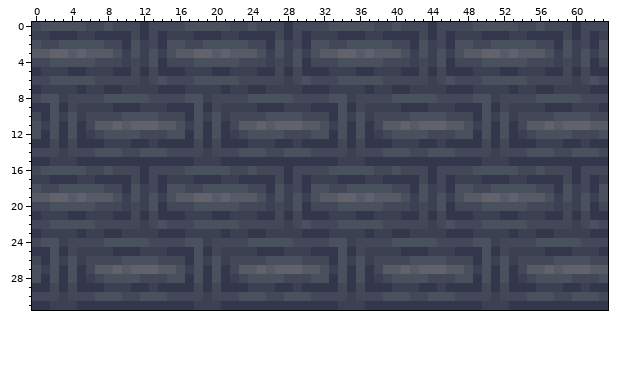
File history of a pixel-art sprite, images/background1.png. Above: the version before the commit.
Colours within 5 levels of each other are drawn and written as one.
After the commit:
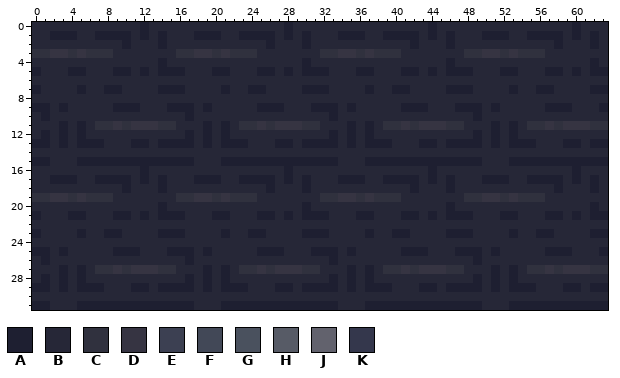
Palette (. is transparent): A #1e1f31  B #262737  C #30313e  D #363442  E #3c4052  F #424857  G #4a515e  H #575b66  J #62626d  K #34374c
The edit:
file 512x256 -> 64x32 pixels (blocks of 8x8 -> 1x1; one block is one cell here)
Changed rows in their new state; - is an unchanged pixel.
first column x 0:
 0 BBBBBBBBBBBBABBBBBBBBBBBBBBBABBBBBBBBBBBBBBBABBBBBBBBBBBBBBBABBB
 1 BBAAABBAAAABABABBBAAABBAAAABABABBBAAABBAAAABABABBBAAABBAAAABABAB
 2 BBBBBBBBBBABBBABBBBBBBBBBBABBBABBBBBBBBBBBABBBABBBBBBBBBBBABBBAB
 3 CCDDCDCCCBBBBBBBCCDDCDCCCBBBBBBBCCDDCDCCCBBBBBBBCCDDCDCCCBBBBBBB
 4 BBBBBBBBBBBBBBABBBBBBBBBBBBBBBABBBBBBBBBBBBBBBABBBBBBBBBBBBBBBAB
 5 ABBBAABBBAABABAAABBBAABBBAABABAAABBBAABBBAABABAAABBBAABBBAABABAA
 6 BBBBBBBBBBBBBBBBBBBBBBBBBBBBBBBBBBBBBBBBBBBBBBBBBBBBBBBBBBBBBBBB
 7 ABBBBABBAABBBBAAABBBBABBAABBBBAAABBBBABBAABBBBAAABBBBABBAABBBBAA
 8 BBBBBBBBBBBBBBBBBBBBBBBBBBBBBBBBBBBBBBBBBBBBBBBBBBBBBBBBBBBBBBBB
 9 AABABBBBBAAABBBAAABABBBBBAAABBBAAABABBBBBAAABBBAAABABBBBBAAABBBA
10 BABBBBBBBBBBBBBBBABBBBBBBBBBBBBBBABBBBBBBBBBBBBBBABBBBBBBBBBBBBB
11 BBBABABCCDCDDDCCBBBABABCCDCDDDCCBBBABABCCDCDDDCCBBBABABCCDCDDDCC
12 BABABABBBBBBBBBBBABABABBBBBBBBBBBABABABBBBBBBBBBBABABABBBBBBBBBB
13 AABABAAABBBAABAAAABABAAABBBAABAAAABABAAABBBAABAAAABABAAABBBAABAA
14 BBBBBBBBBBBBBBBBBBBBBBBBBBBBBBBBBBBBBBBBBBBBBBBBBBBBBBBBBBBBBBBB
15 AABBBAAAAAAAAAAAAABBBAAAAAAAAAAAAABBBAAAAAAAAAAAAABBBAAAAAAAAAAA
16 BBBBBBBBBBBBABBBBBBBBBBBBBBBABBBBBBBBBBBBBBBABBBBBBBBBBBBBBBABBB
17 BBAAABBAAAABABABBBAAABBAAAABABABBBAAABBAAAABABABBBAAABBAAAABABAB
18 BBBBBBBBBBABBBABBBBBBBBBBBABBBABBBBBBBBBBBABBBABBBBBBBBBBBABBBAB
19 CCDDCDCCCBBBBBBBCCDDCDCCCBBBBBBBCCDDCDCCCBBBBBBBCCDDCDCCCBBBBBBB
20 BBBBBBBBBBBBBBABBBBBBBBBBBBBBBABBBBBBBBBBBBBBBABBBBBBBBBBBBBBBAB
21 ABBBAABBBAABABAAABBBAABBBAABABAAABBBAABBBAABABAAABBBAABBBAABABAA
22 BBBBBBBBBBBBBBBBBBBBBBBBBBBBBBBBBBBBBBBBBBBBBBBBBBBBBBBBBBBBBBBB
23 ABBBBABBAABBBBAAABBBBABBAABBBBAAABBBBABBAABBBBAAABBBBABBAABBBBAA
24 BBBBBBBBBBBBBBBBBBBBBBBBBBBBBBBBBBBBBBBBBBBBBBBBBBBBBBBBBBBBBBBB
25 AABABBBBBAAABBBAAABABBBBBAAABBBAAABABBBBBAAABBBAAABABBBBBAAABBBA
26 BABBBBBBBBBBBBBBBABBBBBBBBBBBBBBBABBBBBBBBBBBBBBBABBBBBBBBBBBBBB
27 BBBABABCCDCDDDCCBBBABABCCDCDDDCCBBBABABCCDCDDDCCBBBABABCCDCDDDCC
28 BABABABBBBBBBBBBBABABABBBBBBBBBBBABABABBBBBBBBBBBABABABBBBBBBBBB
29 AABABAAABBBAABAAAABABAAABBBAABAAAABABAAABBBAABAAAABABAAABBBAABAA
30 BBBBBBBBBBBBBBBBBBBBBBBBBBBBBBBBBBBBBBBBBBBBBBBBBBBBBBBBBBBBBBBB
31 AABBBAAAAAAAAAAAAABBBAAAAAAAAAAAAABBBAAAAAAAAAAAAABBBAAAAAAAAAAA
